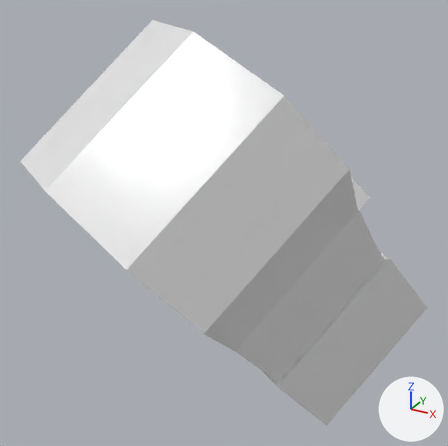
One commit to the OBJ model resources/leftHand.obj: the scene before it, then after it.
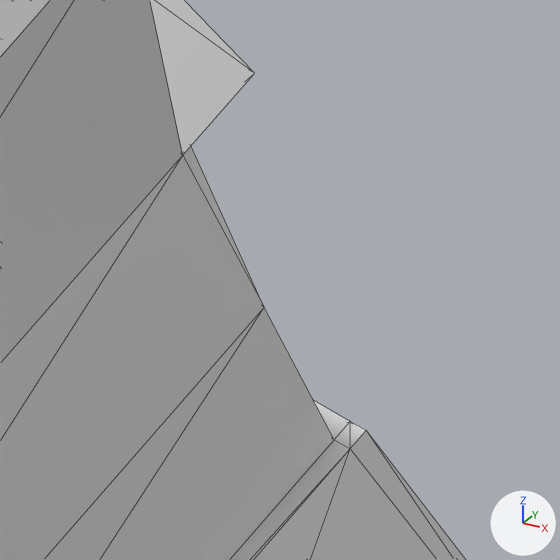
There are two pictures of each version: one whole from a camera (50 mm lens) standing at (1.688, -4.784, 3.065) and looking at (-0.647, -0.54, 0.943), one close up on the part from 73% to 94% of the width and 41% to 63% of the height. The lights are fixed; the arrows at lower right show +X, +Y and +Z. The close-ups show mesh edges as thin lines. Where no turn or scale is listed for an object, it has been applied to the vertices.

Script lines for the objects in view, before the commit:
```python
me_立方体_立方体_002 = bpy.data.meshes.new('立方体_立方体.002')
me_立方体_立方体_002.from_pydata(...)  # 72 vertices, 140 faces; spans x -1.98..0.93, y -2.24..1.14, z -1.01..2.6
me_立方体_立方体_002.materials.append(mat_none)  # white #e7e7e7
ob_立方体_立方体_002 = bpy.data.objects.new('立方体_立方体.002', me_立方体_立方体_002)
ob_立方体_立方体_002.location = (0.0, 0.0, 0.0)
```
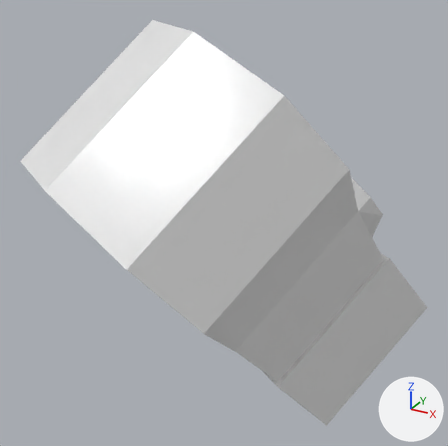
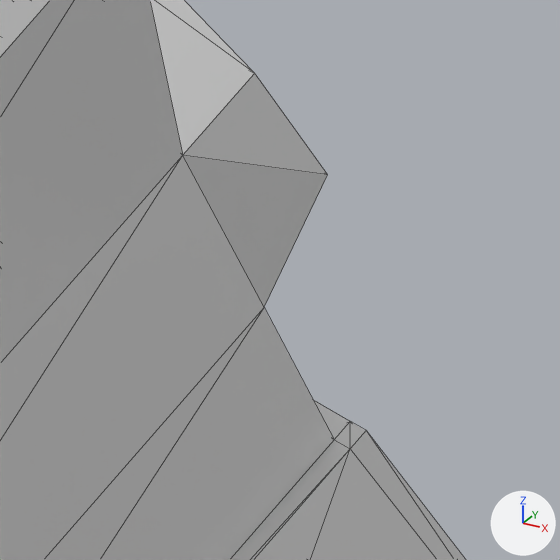
The edits, one by one:
me_立方体_立方体_002 has 72 vertices, 140 faces and spans x -1.98..0.93, y -2.24..1.14, z -1.01..2.6.
me_立方体_立方体_002 is used by ob_立方体_立方体_002; location (0.0, 0.0, 0.0).
Part 1, on me_立方体_立方体_002:
Vertex 64 of me_立方体_立方体_002 moves from (0.39, -0.16, 1.15) to (0.61, -0.22, 1.15) at pixel (327, 174).

Location of each change, [x1, y1, x2, y2] in pixels of the close-ups (560 x 560 px; the box of a moved part takes in the faces that stretch with it):
part 1 of me_立方体_立方体_002, moved or reshaped
    before: [183, 146, 263, 305]
    after: [183, 73, 327, 306]
